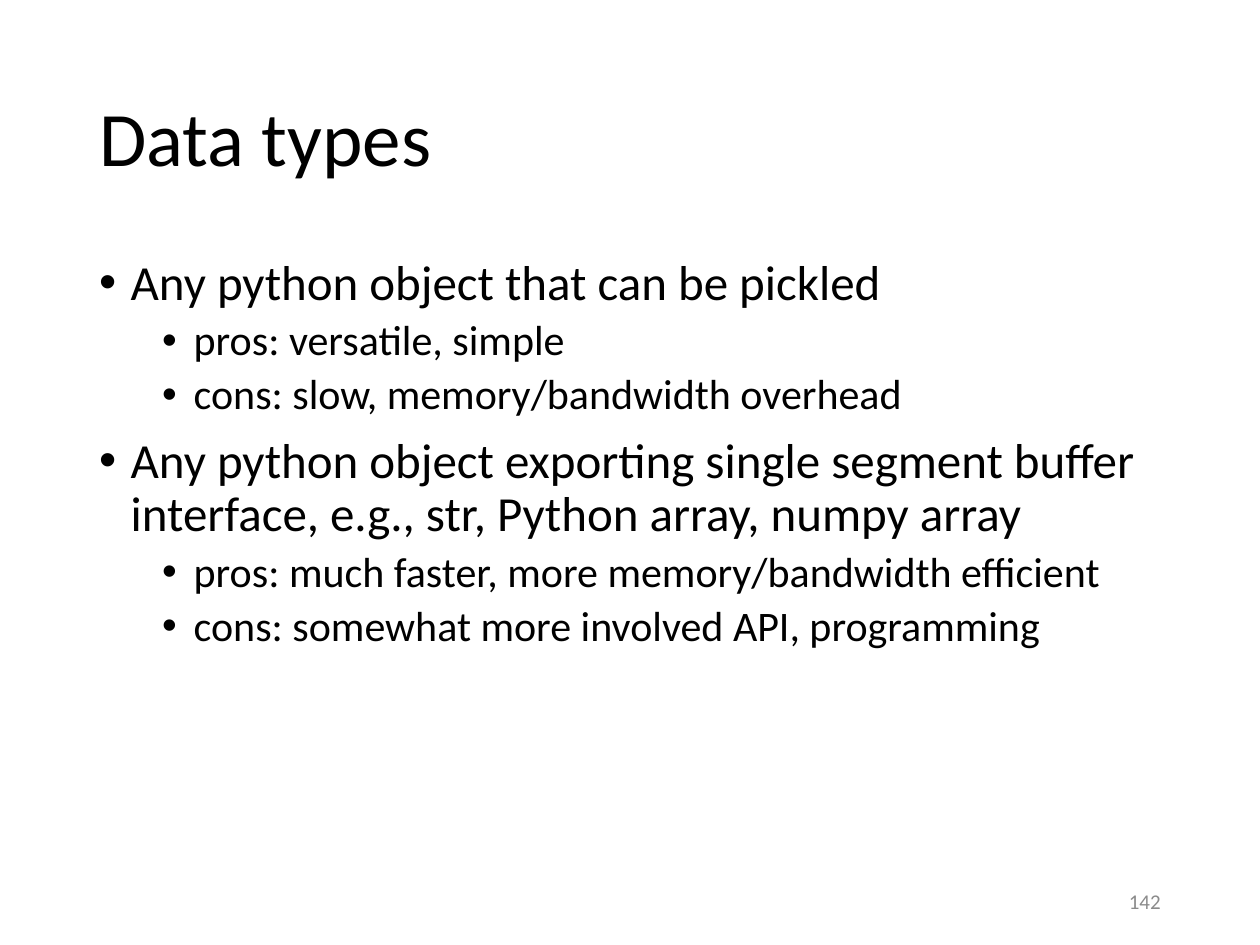
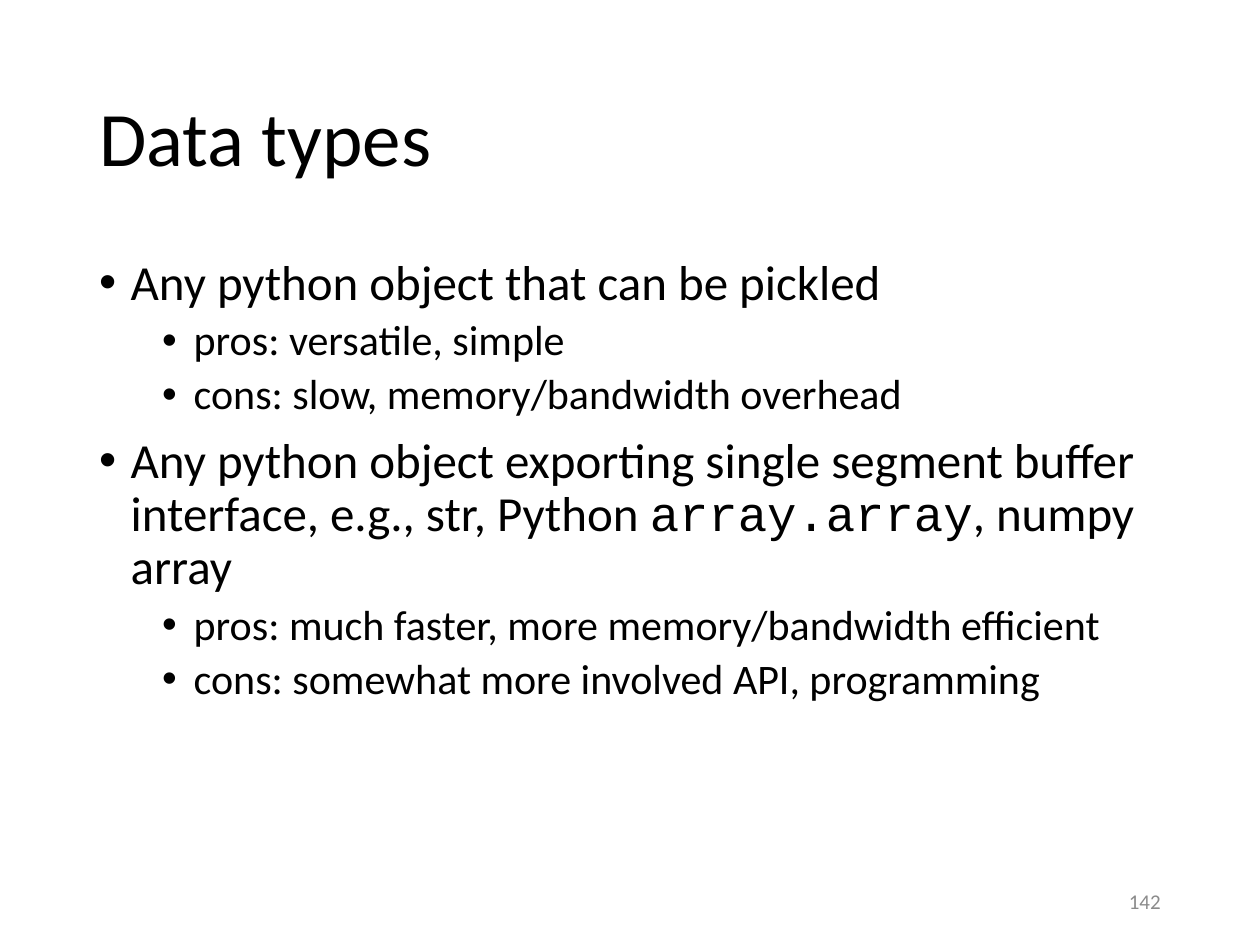
Before and after one commit to gjbex/training-material, a slide deck: slide 142 of Python/python_hpc.pptx. Drawn at 1260x945 pixels with LibreOffice and Linux fonts; fonts in the diff are those of the drawing. Boxes give left, top, right and bottom in pixels: in the first picture for what was removed or moved away, otherwise in the second. Text is boxed around its words. In the diff, an @@ line names an element or a change of style, - is before the commit and + after.

Commit message:
Fixed typos; small updates

```diff
--- a/Python/python_hpc.pptx
+++ b/Python/python_hpc.pptx
@@ text at (x1=131, y1=444, x2=1134, y2=592): text changed @@
-• Any python object exporting single segment buffer interface, e.g., str, Python array, numpy array
+• Any python object exporting single segment buffer interface, e.g., str, Python array.array, numpy array
```
Also in this commit, not shown: 11 other slides changed.
